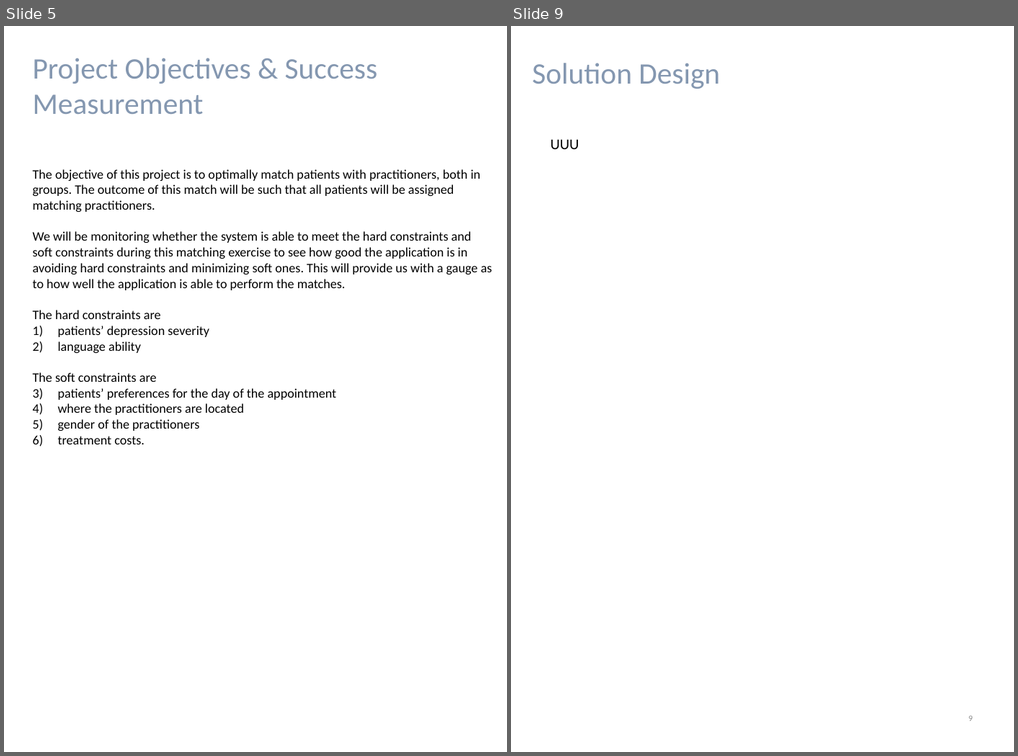
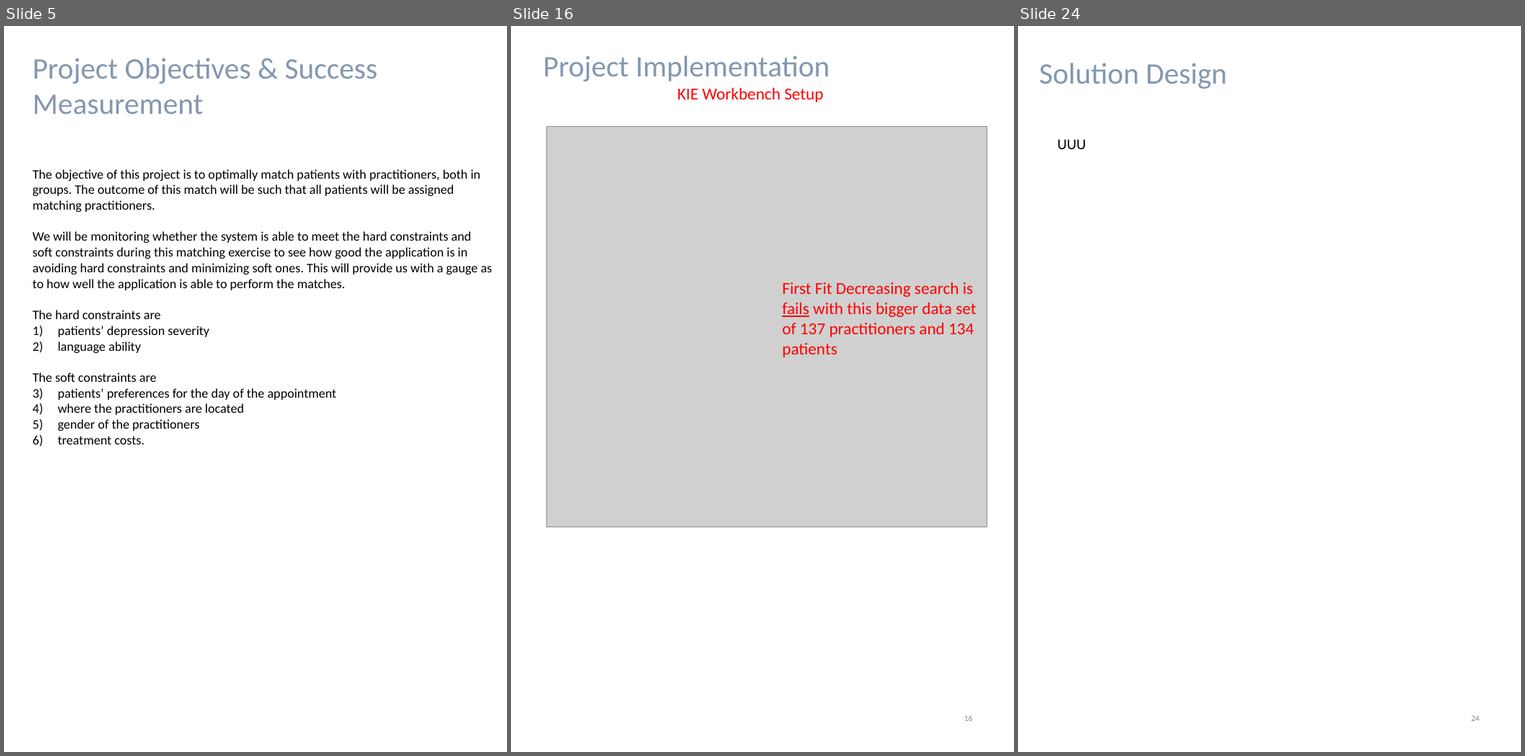
Before and after one commit to francis-han/IRS-RS-2019-03-09-IS1PT-GRP-Pepper-PatientMatchingSystem, a slide deck: WorkingFolder/Project Report.pptx. Shown side by side, each under a label of ours: slides 5 and 9 before the commit, slides 5, 16 and 24 after it; the slides between them are not shown. The pictures are 1018x756 and 1525x756 pixels, drawn with LibreOffice and Linux fonts; fonts in the diff are those of the drawing; grey boxes stand for pictures. Boxes give left, top, right and bottom in pixels: in the first picture for what was removed or moved away, otherwise in the second. Text is boxed around its words. In the diff, an @@ line names an element or a change of style, - is before the commit and + after.

```diff
--- a/WorkingFolder/Project Report.pptx
+++ b/WorkingFolder/Project Report.pptx
@@ slide 16 added at bbox=[511, 26, 1014, 752], background #FFFFFF @@
@@ text added at bbox=[543, 56, 830, 102], 32 pt, text #8497B0 @@
+Project Implementation
+KIE Workbench Setup
@@ picture added at bbox=[546, 127, 986, 527] @@
@@ text added at bbox=[782, 282, 975, 357], 18 pt, text #FF0000 @@
+First Fit Decreasing search is fails with this bigger data set of 137 practitioners and 134 patients
@@ page number added at bbox=[964, 715, 973, 721], 9 pt, text #8C8C8C @@
+16
@@ what was slide 9 is now slide 24 @@
@@ page number at bbox=[1471, 715, 1480, 721]: text changed @@
-9
+24
```
Also in this commit, not shown: 2 slides changed, 16 other slides added, 3 slides removed.
